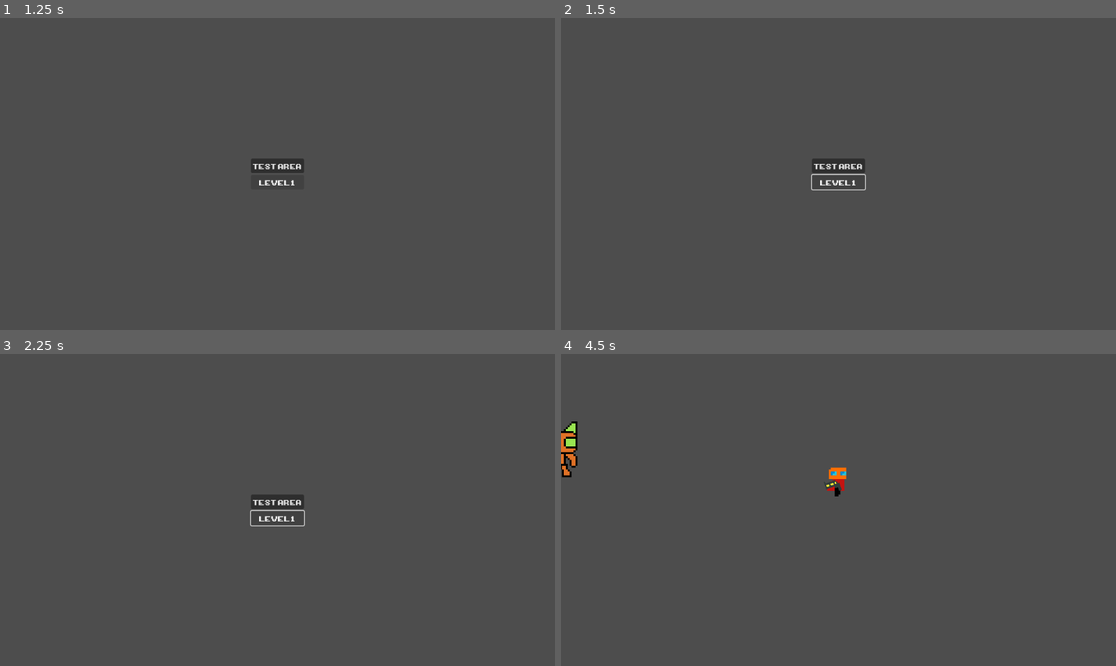
Above: before the commit, frames 1-4 (two rows, left to right).
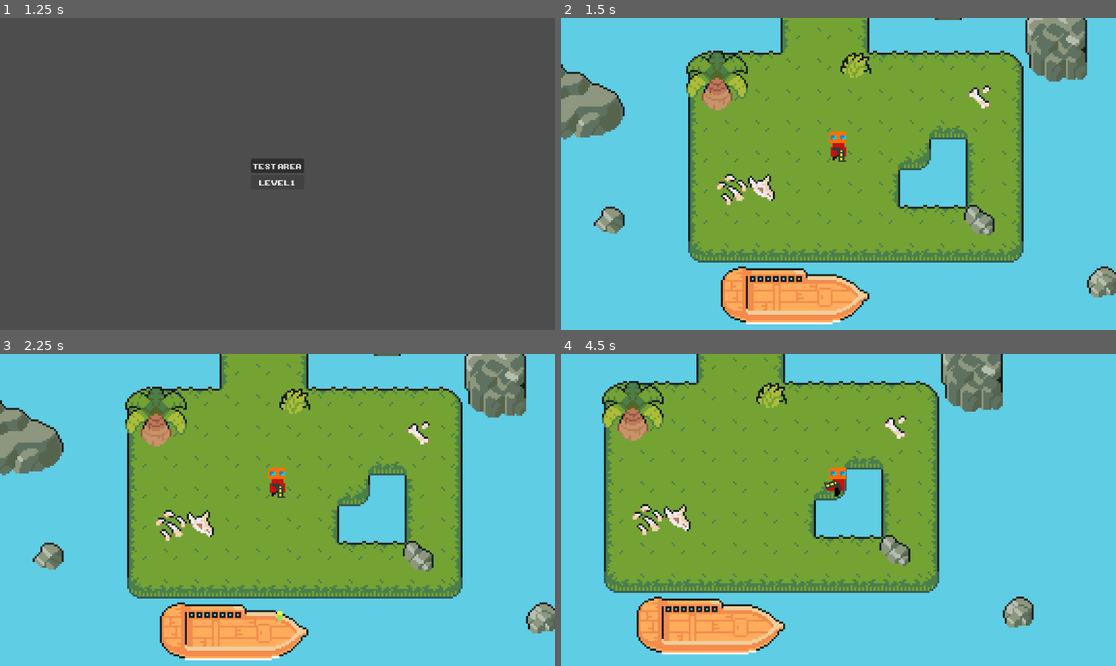
Above: after the commit, the same moments.

Repository: mendsergon/Kill-The-Food-Pyramid
Game: Godot game, scene res://Assets/Scenes/main_menu.tscn
The game is run twice, just before and just after one commit, with the same random seed, the same clock (stepped at 60 frames per second) and the same inputs.
Inputs (mouse positions are in pixels of both pictures, inside the frame that each line leads up to):
- Up to frame 1 (1.25 s): click "PLAY" at 0.5 s
- Up to frame 2 (1.5 s): click "LEVEL 1" at 1.25 s
- Up to frame 3 (2.25 s): click (277, 519) at 2 s, where only the run before the commit has a clickable "LEVEL 1"
- Up to frame 4 (4.5 s): click (838, 500) at 2.75 s, where only the run before the commit has a clickable "TEST AREA"; move the mouse to (960, 494) at 3.52 s; hold D (move_right) 3.53-4.28 s; tap Shift (dash) at 3.6 s; move the mouse to (727, 525) at 4.27 s; hold S (move_down) from 4.28 s (still down); tap E (melee) at 4.35 s

Frame 1 is identical in both runs. In frame 2, 99% of the frame differs, in the area x 0-100%, y 0-100%; in frame 3, 99%; in frame 4, 99%.

Commit message:
Fixed level transition bug

Diff:
--- a/Assets/Scenes/level_menu.tscn
+++ b/Assets/Scenes/level_menu.tscn
@@ -1,6 +1,6 @@
 [gd_scene load_steps=3 format=3 uid="uid://bhgwo3lkrssho"]
 
-[ext_resource type="Script" uid="uid://bqpc568bnqysn" path="res://Assets/Scenes/level_menu.gd" id="1_4pf6b"]
+[ext_resource type="Script" uid="uid://bqpc568bnqysn" path="res://Assets/Scripts/level_menu.gd" id="1_4pf6b"]
 [ext_resource type="FontFile" uid="uid://d3pduwwgusfuc" path="res://Assets/Fonts/NormalFont.ttf" id="1_m71ff"]
 
 [node name="level_menu" type="Control"]
--- a/Assets/Scenes/level_menu.gd
+++ b/Assets/Scripts/level_menu.gd
@@ -5,7 +5,7 @@
 
 
 func _on_level_1_pressed() -> void:
-	call_deferred("_deferred_change_scene", "res://Assets/Scenes/level_1.tscn")
+	call_deferred("_deferred_change_scene", "res://Assets/Scenes/level_0.tscn")
 
 func _deferred_change_scene(scene_path: String) -> void:
 	get_tree().change_scene_to_file(scene_path)
Renamed: Assets/Scenes/level_menu.gd.uid -> Assets/Scripts/level_menu.gd.uid
